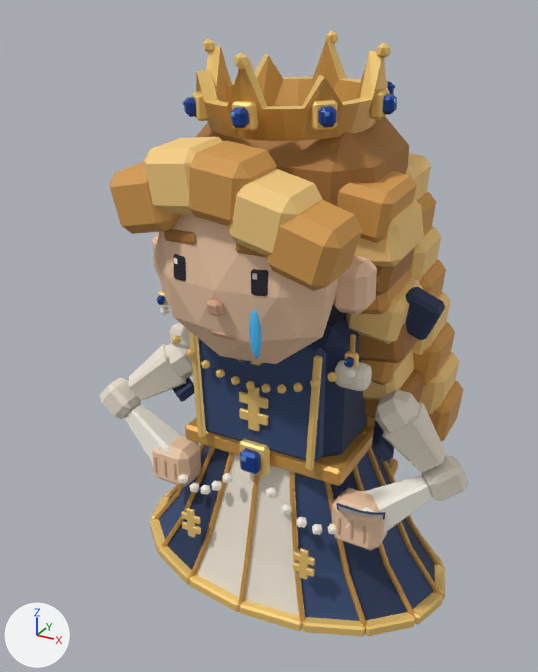
Two versions of the Blender file src/game/models/castle/royals/princess.blend, one commit apart.
Both versions are drawn from a 50 mm camera at (0.96, -1.906, 1.838) aimed at (-0.033, -0.101, 0.935). The axes (+X, +Y, +Z) are drawn at lower left. The lights are the same throughout. The picture after the commit comes second.

Objects in the first picture: 'Indigo bodice front', 'Jeweled gold crown', 'Panelled bell gown', 'Princess upper sleeve', 'Royal animation rig - Dynasty antique gold', 'Royal animation rig - Dynasty gold edge', 'Royal animation rig - Dynasty midnight wool', 'Royal face', 'Royal head rig - Dynasty golden hair', 'Royal head rig - Dynasty hair amber', 'Royal head rig - Dynasty sunlit hair', 'Royal right hand' and 43 more.
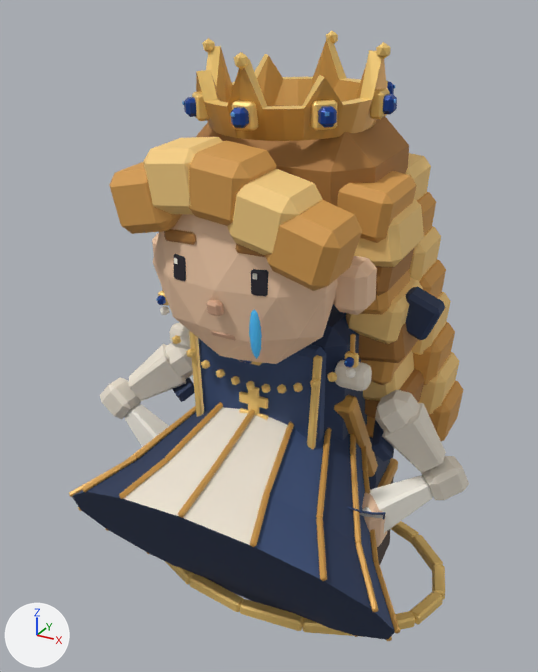
Changed parts and their boxes (x1, y1, x2, y2) in the pictures (538 x 672 px):
```json
{"object": "Panelled bell gown", "change": "moved, turned", "before": [159, 430, 435, 621], "after": [72, 407, 395, 640]}
{"object": "Royal animation rig - Dynasty antique gold", "change": "moved, turned", "before": [154, 417, 442, 631], "after": [69, 395, 400, 641]}
{"object": "Royal right hand", "change": "unchanged, covered by the edit", "before": [331, 488, 387, 551], "after": [362, 493, 387, 547]}
{"object": "Royal left hand", "change": "unchanged, covered by the edit", "before": [152, 436, 201, 487]}
```

Scene script edits in JSON lines:
```json
{"op": "set", "path": "ob_royal_animation_rig___dynasty_antique_gold.location", "old": "(0.0, -0.02, 0.71)", "new": "(0.0, -0.0445, 0.746)"}
{"op": "set", "path": "ob_royal_animation_rig___dynasty_antique_gold.rotation_euler", "old": "(0.0, 0.0, 0.0)", "new": "(-1.012, 0.0, 0.0)", "note": "degrees (0, 0, 0) -> degrees (-58, 0, 0)"}
{"op": "set", "path": "ob_panelled_bell_gown.location", "old": "(0.0, 0.0, 0.0)", "new": "(0.0, -0.636, 0.353)"}
{"op": "set", "path": "ob_panelled_bell_gown.rotation_euler", "old": "(0.0, 0.0, 0.0)", "new": "(-1.012, 0.0, 0.0)", "note": "degrees (0, 0, 0) -> degrees (-58, 0, 0)"}
```
